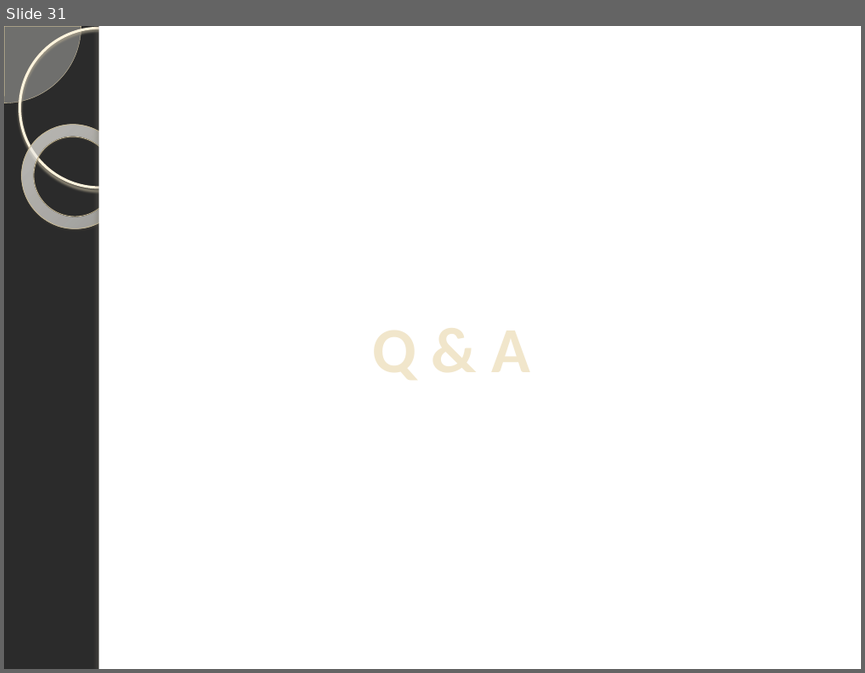
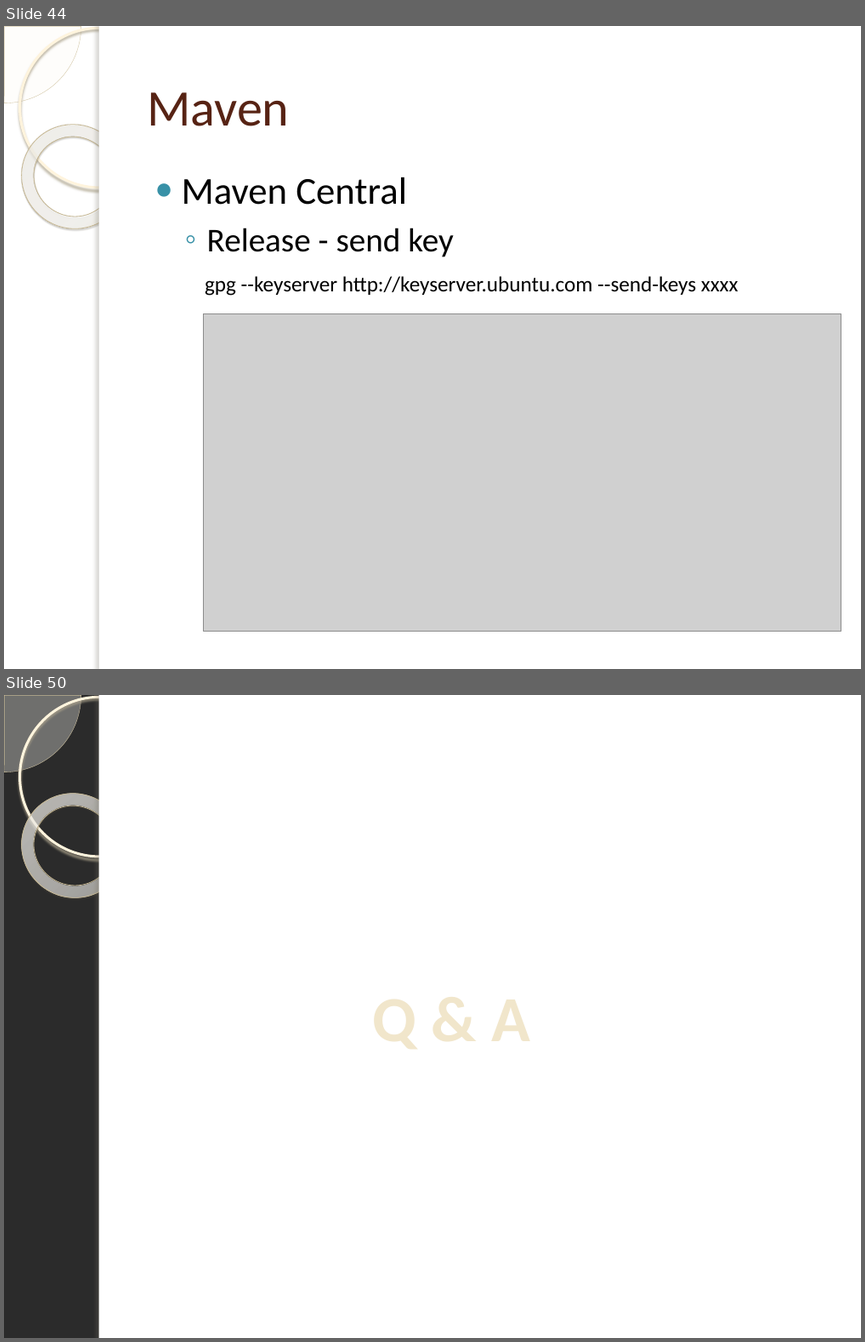
Before and after one commit to tassun/train-maven, a slide deck: Introduction to Maven.pptx. Shown one above the other, each under a label of ours: slide 31 before the commit, slides 44 and 50 after it; the slides between them are not shown. The pictures are 865x673 and 865x1342 pixels, drawn with LibreOffice and Linux fonts; fonts in the diff are those of the drawing; grey boxes stand for pictures; background and template pictures are left out; a plain dark background stands for a picture behind light text. Boxes give left, top, right and bottom in pixels: in the first picture for what was removed or moved away, otherwise in the second. Text is boxed around its words. In the diff, an @@ line names an element or a change of style, - is before the commit and + after.

```diff
--- a/Introduction to Maven.pptx
+++ b/Introduction to Maven.pptx
@@ slide 44 added at (x1=4, y1=26, x2=861, y2=669), background picture (left out); not listed: 5 template elements that a slide beside it also shows @@
@@ title added at (x1=147, y1=92, x2=289, y2=126), 43 pt, text #572314 @@
+Maven
@@ text added at (x1=182, y1=177, x2=453, y2=257), 28 pt, text #000000 @@
+● Maven Central
+  ◦ Release - send key
@@ text added at (x1=205, y1=276, x2=738, y2=295), 18 pt, text #000000 @@
+gpg --keyserver http://keyserver.ubuntu.com --send-keys xxxx
@@ picture added at (x1=203, y1=314, x2=841, y2=631) @@
@@ what was slide 31 is now slide 50 @@
```
Also in this commit, not shown: 2 slides changed, 18 other slides added, 1 other file.
